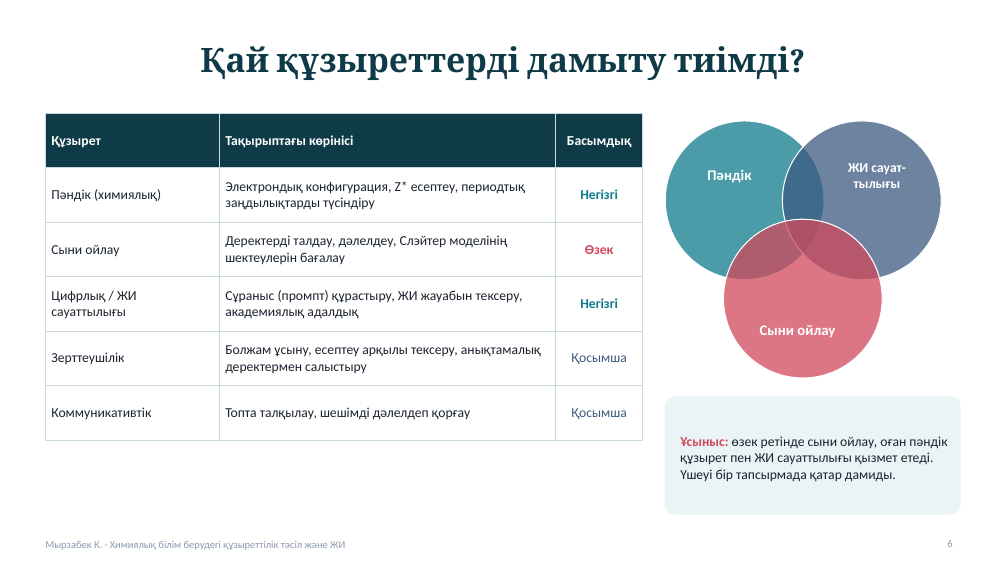
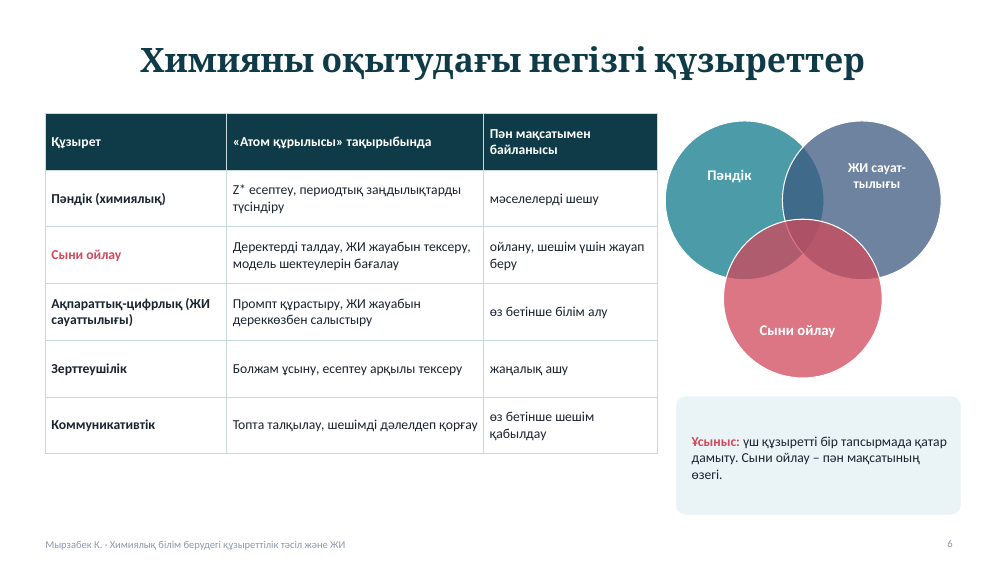
Before and after one commit to kamilamyrzabek6-hash/-, a slide deck: slide 6 of presentation/Slater_Kuzyrettilik_ZhI_Myrzabek.pptx. Drawn at 1008x567 pixels with LibreOffice and Linux fonts; fonts in the diff are those of the drawing. Boxes give left, top, right and bottom in pixels: in the first picture for what was removed or moved away, otherwise in the second. Text is boxed around its words. In the diff, an @@ line names an element or a change of style, - is before the commit and + after.

```diff
--- a/presentation/Slater_Kuzyrettilik_ZhI_Myrzabek.pptx
+++ b/presentation/Slater_Kuzyrettilik_ZhI_Myrzabek.pptx
@@ title at (140, 46, 865, 80): text changed @@
-Қай құзыреттерді дамыту тиімді?
+Химияны оқытудағы негізгі құзыреттер
@@ table at (45, 113, 658, 445) @@
-row 1, column 2: Тақырыптағы көрінісі
+row 1, column 2: «Атом құрылысы» тақырыбында
-row 1, column 3: Басымдық
+row 1, column 3: Пән мақсатымен байланысы
-row 2, column 2: Электрондық конфигурация, Z* есептеу, периодтық заңдылықтарды түсіндіру
+row 2, column 2: Z* есептеу, периодтық заңдылықтарды түсіндіру
-row 2, column 3: Негізгі
+row 2, column 3: мәселелерді шешу
-row 3, column 2: Деректерді талдау, дәлелдеу, Слэйтер моделінің шектеулерін бағалау
+row 3, column 2: Деректерді талдау, ЖИ жауабын тексеру, модель шектеулерін бағалау
-row 3, column 3: Өзек
+row 3, column 3: ойлану, шешім үшін жауап беру
-row 4: Цифрлық / ЖИ сауаттылығы | Сұраныс (промпт) құрастыру, ЖИ жауабын тексеру, академиялық адалдық | Негізгі
+row 4: Ақпараттық-цифрлық (ЖИ сауаттылығы) | Промпт құрастыру, ЖИ жауабын дереккөзбен салыстыру | өз бетінше білім алу
-row 5, column 2: Болжам ұсыну, есептеу арқылы тексеру, анықтамалық деректермен салыстыру
+row 5, column 2: Болжам ұсыну, есептеу арқылы тексеру
-row 5, column 3: Қосымша
+row 5, column 3: жаңалық ашу
-row 6, column 3: Қосымша
+row 6, column 3: өз бетінше шешім қабылдау
@@ bold on in "Пәндік (химиялық)", "Сыни ойлау", "Зерттеушілік", "Коммуникативтік" @@
@@ text colour #1B2430 to #D1495B in "Сыни ойлау" @@
@@ table: place and size @@
-table at (45, 113, 643, 424)
+table at (45, 113, 658, 445)
@@ rounded rectangle: place and size @@
-rounded rectangle at (665, 397, 960, 514)
+rounded rectangle at (677, 397, 960, 514)
@@ text at (692, 436, 947, 479): text changed @@
-Ұсыныс: өзек ретінде сыни ойлау, оған пәндік құзырет пен ЖИ сауаттылығы қызмет етеді. Үшеуі бір тапсырмада қатар дамиды.
+Ұсыныс: үш құзыретті бір тапсырмада қатар дамыту. Сыни ойлау – пән мақсатының өзегі.
```
Also in this commit, not shown: 7 other slides changed, 10 slides added, 10 slides removed, 1 other file.
